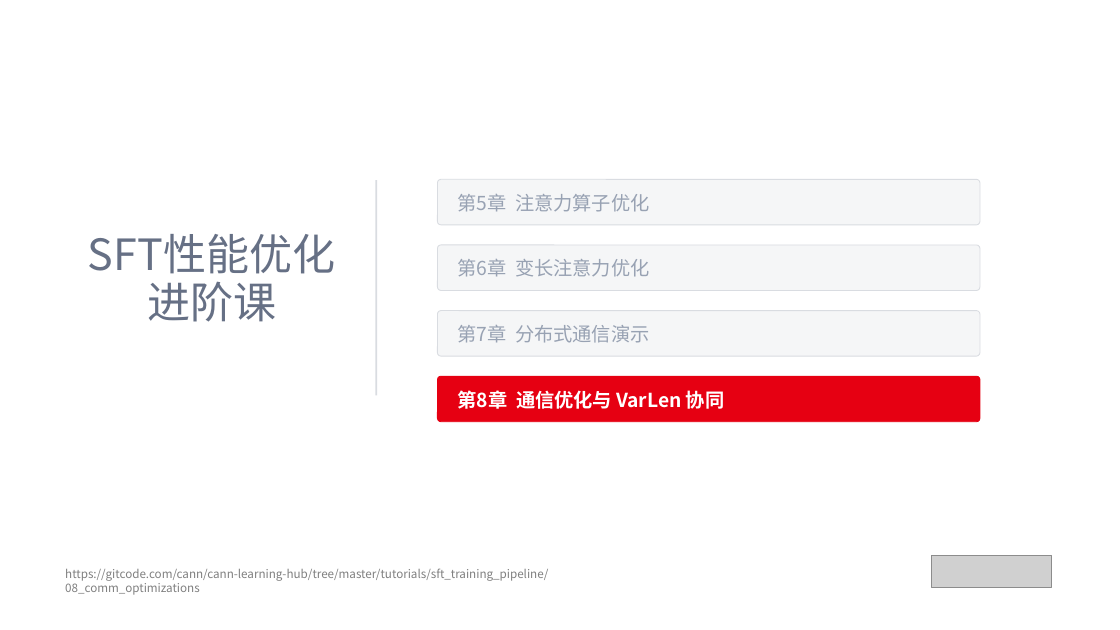
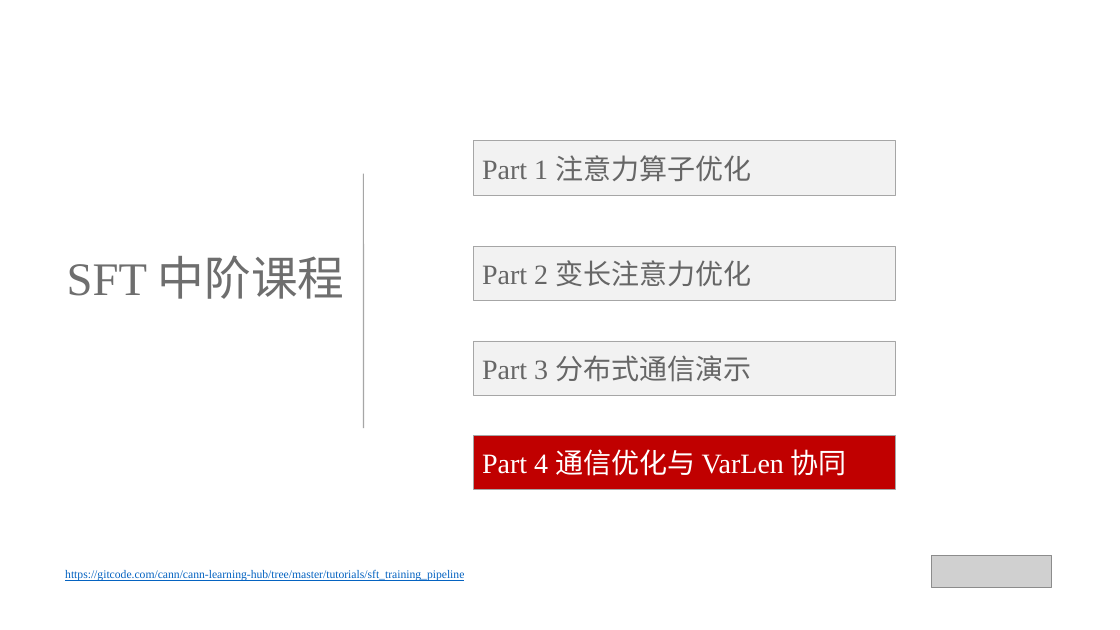
Before and after one commit to hicann/cann-learning-hub, a slide deck: slide 29 of tutorials/sft_training_pipeline/slides/02_sft_training_pipeline.pptx (slide 28 before the commit). Drawn at 1120x630 pixels with LibreOffice and Linux fonts; fonts in the diff are those of the drawing; grey boxes stand for pictures. Boxes give left, top, right and bottom in pixels: in the first picture for what was removed or moved away, otherwise in the second. Text is boxed around its words. In the diff, an @@ line names an element or a change of style, - is before the commit and + after.

Commit message:
docs: 更新 SFT/RL 中阶课程课件

# message auto-generated for no-merge-commit merge:
!1071 merge sft2 into test

docs: 更新 SFT/RL 中阶课程课件

Description: ## 描述
更新了训练课程SFT和RL部分的PPT

## 关联的Issue
不涉及ISSUE

## 测试
本次不涉及代码修改，无需测试

## 文档更新
在SFT和RL中的主README中新增对应的PPT链接地址

## 类型标签
<!--  [x] 表示选中 -->
- [ ] Bug修复
- [ ] 新特性
- [ ] 内容优化
- [x] 其他，请描述：更新课程PPT

## 其他信息
<!-- 在这里可以添加任何与这个 Pull Request 相关的其他说明。 -->

See merge request: cann/cann-learning-hub!1071

```diff
--- a/tutorials/sft_training_pipeline/slides/02_sft_training_pipeline.pptx
+++ b/tutorials/sft_training_pipeline/slides/02_sft_training_pipeline.pptx
@@ rounded rectangle to rectangle; fill #F5F6F7 to #F2F2F2; outline #D9DCE1 0.75 pt to #A6A6A6 0.75 pt in 3 elements at <box>474,246,896,301</box>, <box>474,341,896,395</box>, <box>474,140,896,195</box> @@
@@ rectangle "Part 1 注意力算子优化": place and size @@
-rectangle "Part 1 注意力算子优化" at <box>438,180,981,225</box>
+rectangle "Part 1 注意力算子优化" at <box>474,140,896,195</box>
@@ line moved from (376, 181) - (376, 396) to (364, 174) - (364, 429) @@
@@ line (364, 174) - (364, 429): stroke #D9DCE1 1.5 pt to #A6A6A6 1 pt @@
@@ text in rectangle at <box>482,155,751,181</box>: text changed; size 16.5 to 24 pt; font Noto Sans CJK SC to Times New Roman; text colour #98A2B3 to #666666 @@
-第5章 注意力算子优化
+Part 1 注意力算子优化
@@ text at <box>67,255,345,299</box>: text changed; size 36.9 to 40 pt; font Noto Sans CJK SC to Times New Roman; text colour #667085 to #6E6E6E @@
-SFT性能优化
-进阶课
+SFT 中阶课程
@@ rectangle "Part 2 变长注意力优化": place and size @@
-rectangle "Part 2 变长注意力优化" at <box>438,245,981,291</box>
+rectangle "Part 2 变长注意力优化" at <box>474,246,896,301</box>
@@ text in rectangle at <box>482,260,751,286</box>: text changed; size 16.5 to 24 pt; font Noto Sans CJK SC to Times New Roman; text colour #98A2B3 to #666666 @@
-第6章 变长注意力优化
+Part 2 变长注意力优化
@@ rectangle "Part 3 分布式通信演示": place and size @@
-rectangle "Part 3 分布式通信演示" at <box>438,311,981,356</box>
+rectangle "Part 3 分布式通信演示" at <box>474,341,896,395</box>
@@ text in rectangle at <box>482,355,751,382</box>: text changed; size 16.5 to 24 pt; font Noto Sans CJK SC to Times New Roman; text colour #98A2B3 to #666666 @@
-第7章 分布式通信演示
+Part 3 分布式通信演示
@@ rectangle "Part 4 通信优化与 VarLen 协同": place and size @@
-rectangle "Part 4 通信优化与 VarLen 协同" at <box>438,376,981,422</box>
+rectangle "Part 4 通信优化与 VarLen 协同" at <box>474,435,896,489</box>
@@ rectangle "Part 4 通信优化与 VarLen 协同" at <box>474,435,896,489</box>: rounded rectangle to rectangle; fill #E60012 to #C00000; outline #E60012 0.75 pt to #A6A6A6 0.75 pt @@
@@ text in rectangle at <box>482,449,847,476</box>: text changed; size 16.5 to 24 pt; font Noto Sans CJK SC to Times New Roman; bold off @@
-第8章 通信优化与 VarLen 协同
+Part 4 通信优化与 VarLen 协同
@@ text at <box>65,570,464,581</box>: text changed; font Noto Sans CJK SC to Times New Roman; text colour #808080 to #0563C1 @@
-https://gitcode.com/cann/cann-learning-hub/tree/master/tutorials/sft_training_pipeline/08_comm_optimizations
+https://gitcode.com/cann/cann-learning-hub/tree/master/tutorials/sft_training_pipeline
```
Also in this commit, not shown: 5 other slides changed, 30 slides added, 31 slides removed, 1 other file.
